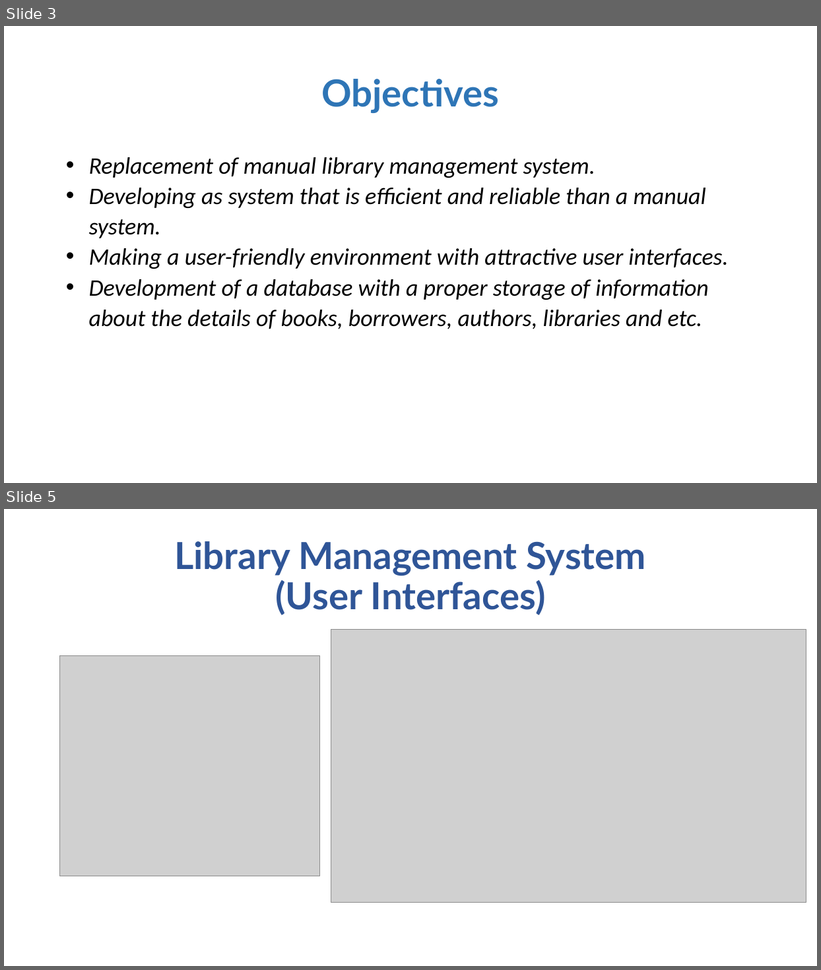
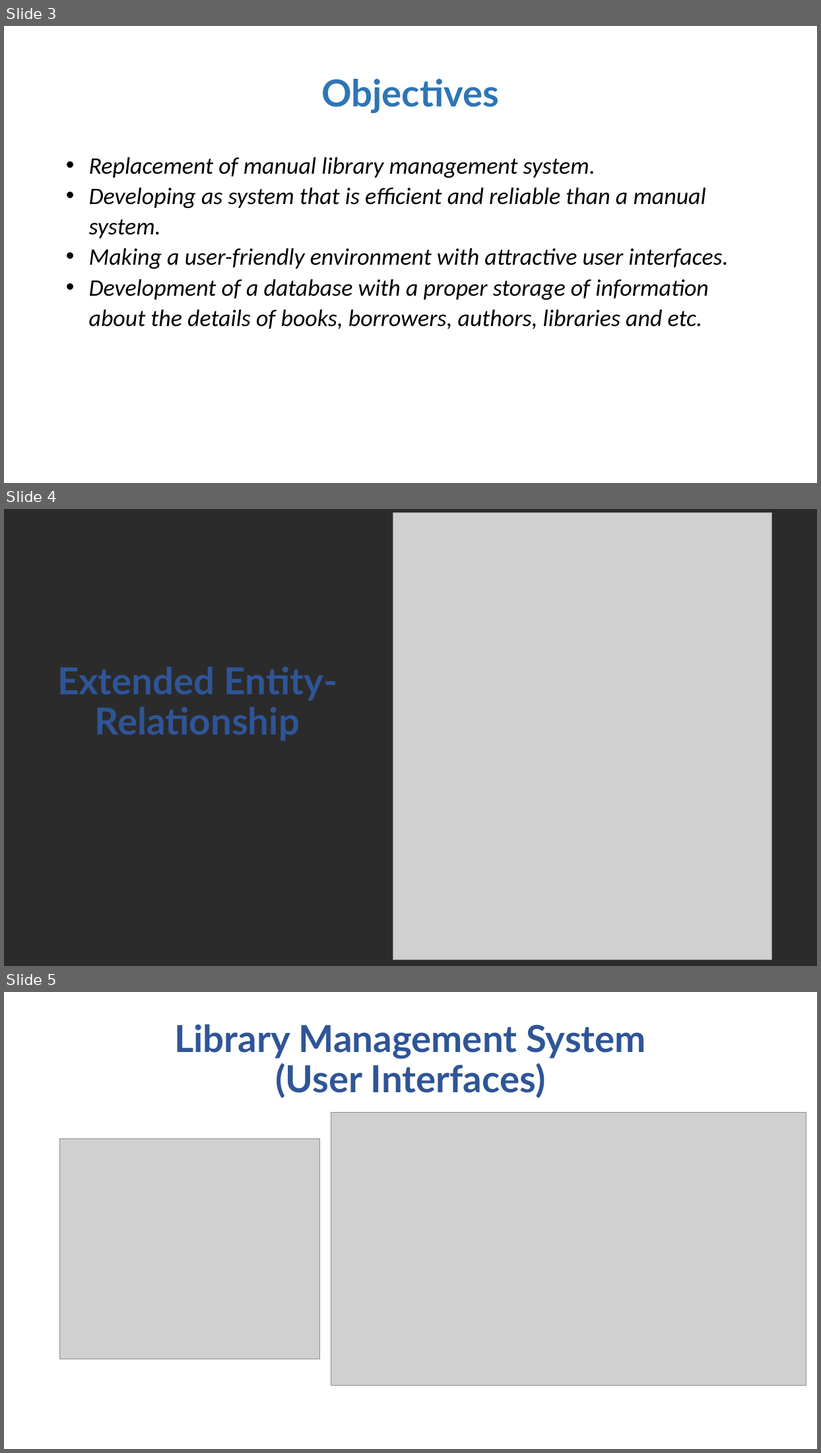
Before and after one commit to Pubzzz/LibraryManagementSystem, a slide deck: Team 25 - Presentation.pptx. Shown one above the other, each under a label of ours: slides 3 and 5 before the commit, slides 3, 4 and 5 after it; the slides between them are not shown. The pictures are 821x970 and 821x1453 pixels, drawn with LibreOffice and Linux fonts; fonts in the diff are those of the drawing; grey boxes stand for pictures; background and template pictures are left out; a plain dark background stands for a picture behind light text. Boxes give left, top, right and bottom in pixels: in the first picture for what was removed or moved away, otherwise in the second. Text is boxed around its words. In the diff, an @@ line names an element or a change of style, - is before the commit and + after.

```diff
--- a/Team 25 - Presentation.pptx
+++ b/Team 25 - Presentation.pptx
@@ slide 4 added at [4, 509, 817, 966], background picture (left out) @@
@@ picture added at [393, 513, 773, 960] @@
@@ title added at [57, 667, 337, 741], 44 pt, text #2F5597, bold @@
+Extended Entity-Relationship
```
Also in this commit, not shown: 1 slide removed.
